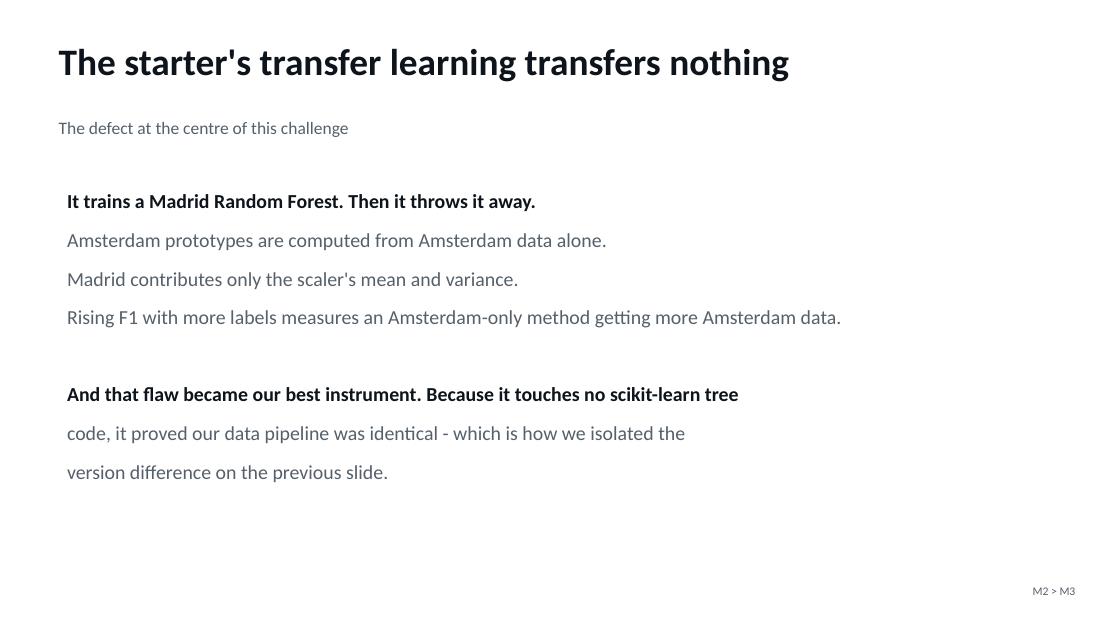
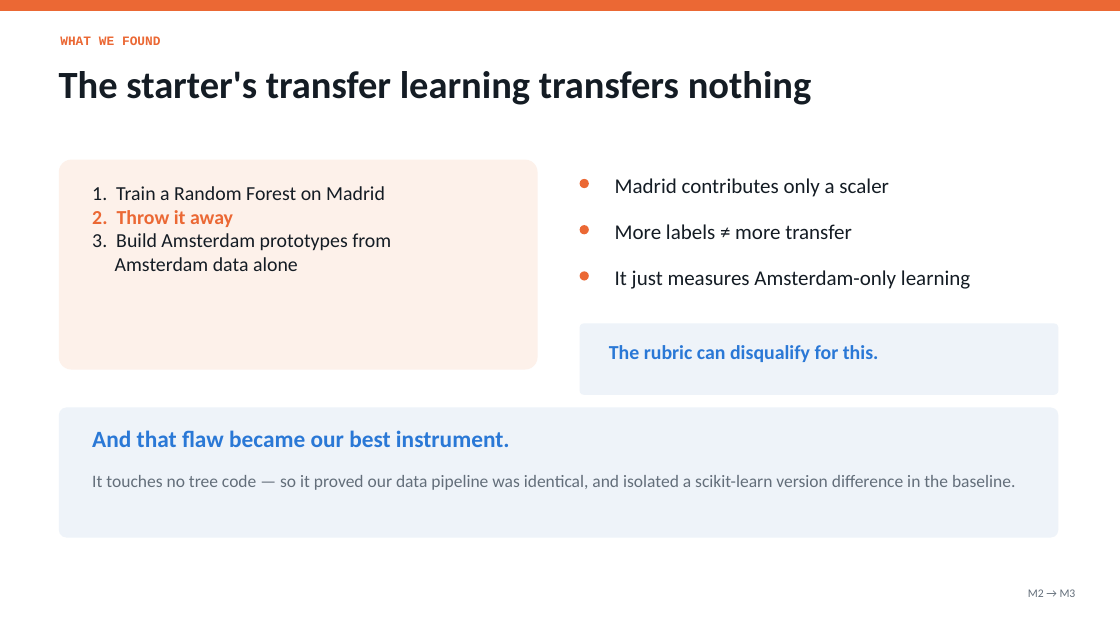
Before and after one commit to jaswin-codes/StatsGeeks, a slide deck: slide 4 of presentation/StatsGeeks_BuildingAge.pptx (slide 6 before the commit). Drawn at 1120x630 pixels with LibreOffice and Linux fonts; fonts in the diff are those of the drawing. Boxes give left, top, right and bottom in pixels: in the first picture for what was removed or moved away, otherwise in the second. Text is boxed around its words. In the diff, an @@ line names an element or a change of style, - is before the commit and + after.

```diff
--- a/presentation/StatsGeeks_BuildingAge.pptx
+++ b/presentation/StatsGeeks_BuildingAge.pptx
@@ rectangle added at (0, 0, 1120, 11), fill #EB6834 @@
@@ text "The starter's transfer learning transfers ...": place and size @@
-text "The starter's transfer learning transfers ..." at (59, 48, 789, 82)
+text "The starter's transfer learning transfers ..." at (59, 71, 812, 105)
@@ text "The starter's transfer learning transfers ..." at (59, 71, 812, 105): size 32 to 33 pt, text colour #0E141B to #141C24 @@
@@ text added at (60, 36, 161, 45), 11 pt, text #EB6834, bold @@
+WHAT WE FOUND
@@ text removed at (59, 122, 349, 137) @@
-The defect at the centre of this challenge
@@ rounded rectangle added at (59, 160, 538, 370), fill #FDF1EA @@
@@ ellipse added at (580, 179, 589, 188), fill #EB6834 @@
@@ text added at (615, 178, 889, 197), 18 pt, text #141C24 @@
+Madrid contributes only a scaler
@@ text removed at (67, 194, 536, 211) @@
-It trains a Madrid Random Forest. Then it throws it away.
@@ text added at (92, 186, 391, 271), 17 pt, text #141C24 @@
+1. Train a Random Forest on Madrid
+2. Throw it away
+3. Build Amsterdam prototypes from
+Amsterdam data alone
@@ text removed at (67, 233, 607, 250) @@
-Amsterdam prototypes are computed from Amsterdam data alone.
@@ ellipse added at (580, 225, 589, 234), fill #EB6834 @@
@@ text added at (615, 224, 852, 239), 18 pt, text #141C24 @@
+More labels ≠ more transfer
@@ text removed at (67, 272, 519, 289) @@
-Madrid contributes only the scaler's mean and variance.
@@ ellipse added at (580, 271, 589, 281), fill #EB6834 @@
@@ text added at (615, 270, 970, 289), 18 pt, text #141C24 @@
+It just measures Amsterdam-only learning
@@ text removed at (67, 310, 842, 328) @@
-Rising F1 with more labels measures an Amsterdam-only method getting more Amsterdam data.
@@ rounded rectangle added at (580, 323, 1059, 395), fill #EEF3F9 @@
@@ text added at (609, 345, 879, 362), 17 pt, text #2A78D6, bold @@
+The rubric can disqualify for this.
@@ rounded rectangle added at (59, 408, 1059, 538), fill #EEF3F9 @@
@@ text at (92, 430, 510, 447): text changed; size 17 to 20 pt; text colour #0E141B to #2A78D6 @@
-And that flaw became our best instrument. Because it touches no scikit-learn tree
+And that flaw became our best instrument.
@@ text removed at (67, 465, 388, 482) @@
-version difference on the previous slide.
@@ text at (92, 475, 1015, 490): text changed; size 17 to 15 pt; text colour #55606B to #636E7A @@
-code, it proved our data pipeline was identical - which is how we isolated the
+It touches no tree code — so it proved our data pipeline was identical, and isolated a scikit-learn version difference in the baseline.
@@ text at (1028, 589, 1076, 597): text changed; text colour #55606B to #636E7A @@
-M2 > M3
+M2 → M3
```
Also in this commit, not shown: 4 other slides changed, 11 slides added, 16 slides removed, 7 other files.
